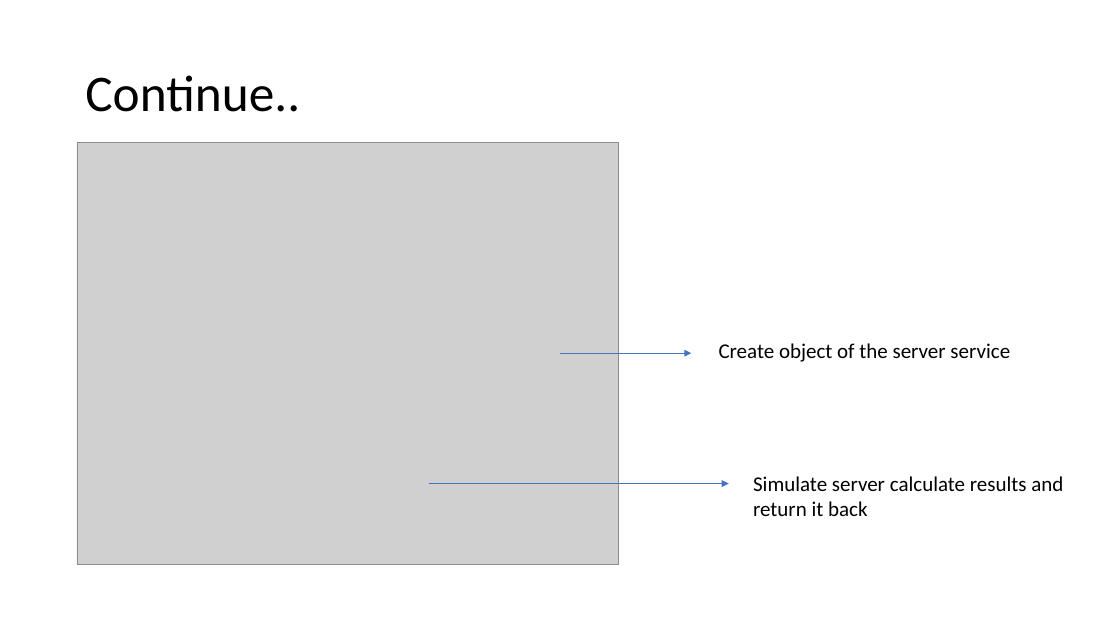
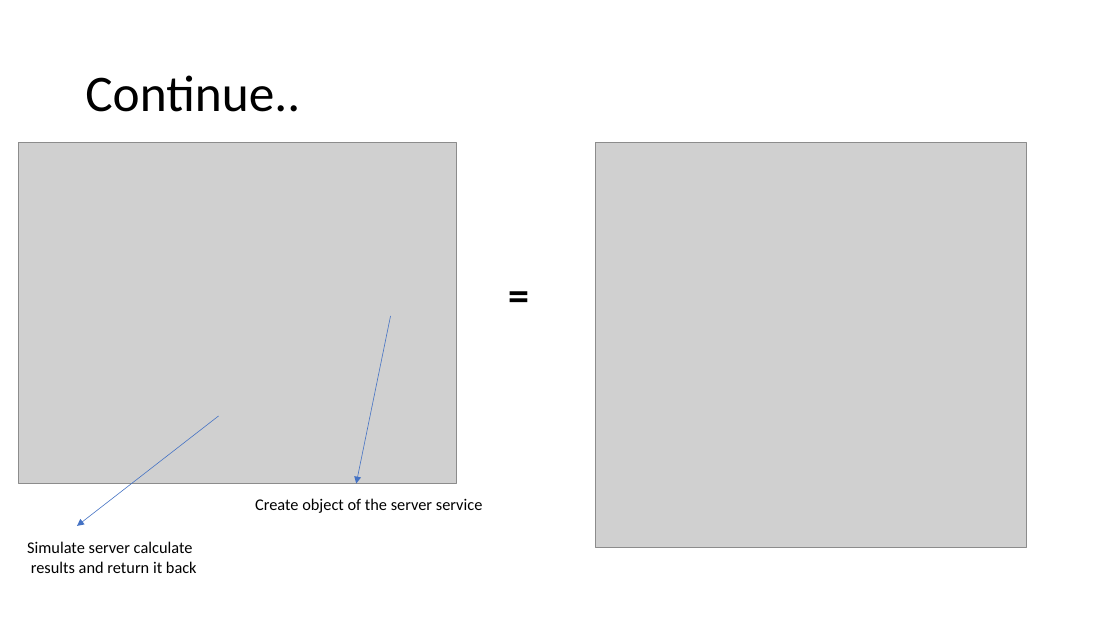
Before and after one commit to liuxu-github-ui/Java, a slide deck: slide 8 of Java_softwareTesting.pptx. Drawn at 1120x630 pixels with LibreOffice and Linux fonts; fonts in the diff are those of the drawing; grey boxes stand for pictures. Boxes give left, top, right and bottom in pixels: in the first picture for what was removed or moved away, otherwise in the second. Text is boxed around its words. In the diff, an @@ line names an element or a change of style, - is before the commit and + after.

```diff
--- a/Java_softwareTesting.pptx
+++ b/Java_softwareTesting.pptx
@@ picture: place and size @@
-picture at [77,143,618,565]
+picture at [18,143,456,484]
@@ picture added at [596,143,1026,548] @@
@@ text added at [500,264,538,323], 36 pt, text #000000, bold @@
+=
@@ arrow moved from (560, 353) - (691, 353) to (391, 316) - (356, 484) @@
@@ arrow moved from (429, 484) - (728, 484) to (218, 416) - (77, 526) @@
@@ text "Create object of the server ...": place and size @@
-text "Create object of the server ..." at [719,343,1010,362]
+text "Create object of the server ..." at [255,498,483,513]
@@ text "Create object of the server ..." at [255,498,483,513]: size 18 to 14 pt @@
@@ text at [27,541,197,573]: text changed; size 18 to 14 pt @@
-Simulate server calculate results and return it back
+Simulate server calculate
+results and return it back
```
